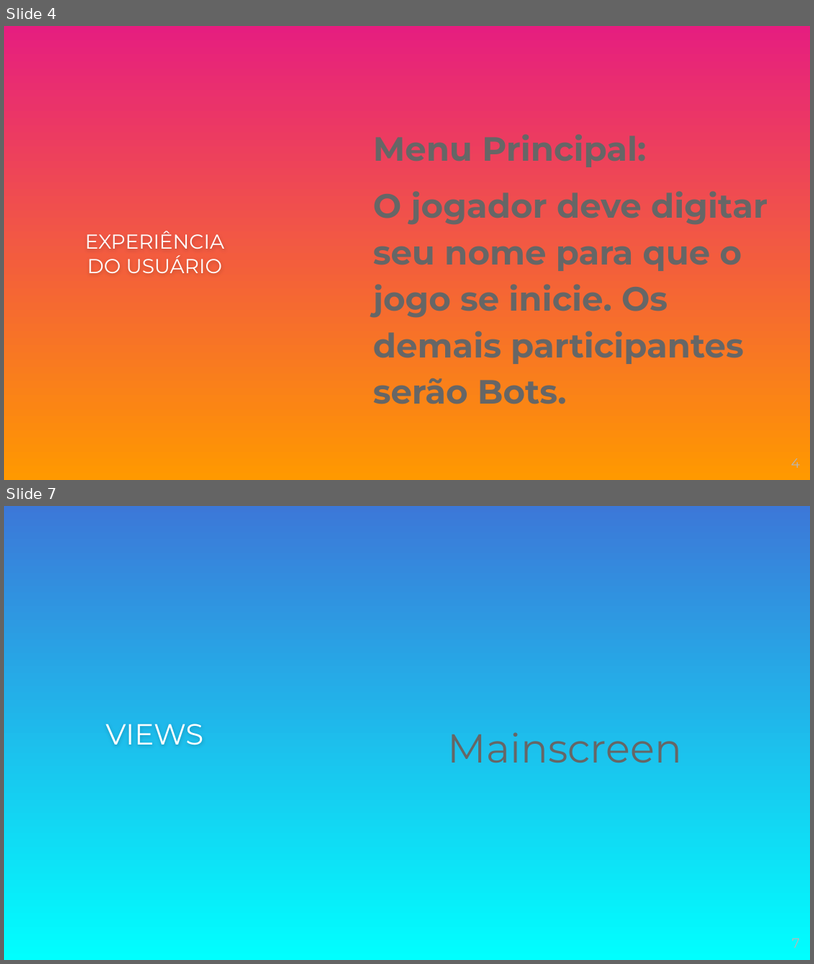
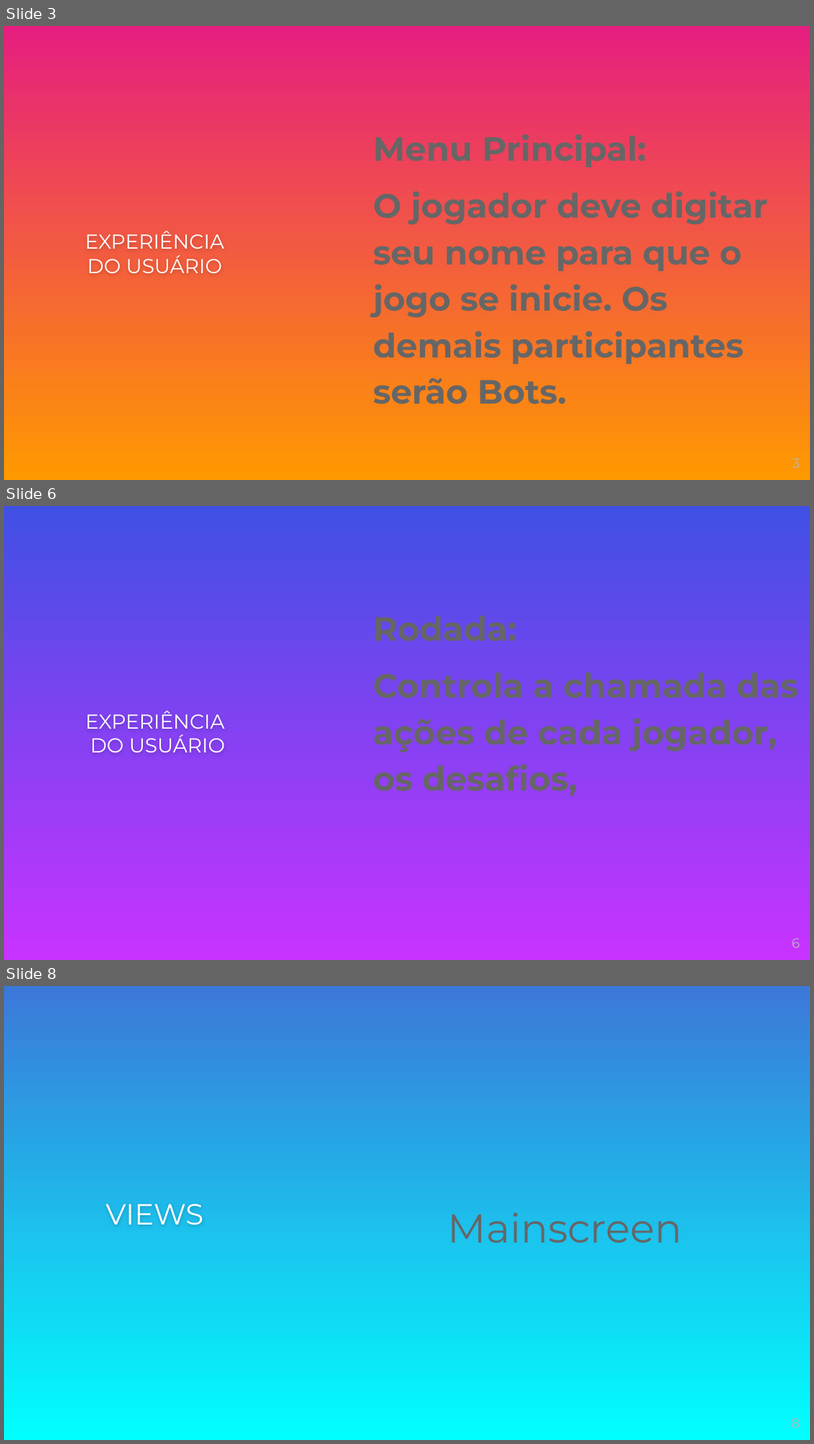
Before and after one commit to pds2/20191-team-18, a slide deck: documentation/Slide - Truco.pptx. Shown one above the other, each under a label of ours: slides 4 and 7 before the commit, slides 3, 6 and 8 after it; the slides between them are not shown. The pictures are 814x964 and 814x1444 pixels, drawn with LibreOffice and Linux fonts; fonts in the diff are those of the drawing; background and template pictures are left out. Boxes give left, top, right and bottom in pixels: in the first picture for what was removed or moved away, otherwise in the second. Text is boxed around its words. In the diff, an @@ line names an element or a change of style, - is before the commit and + after.

```diff
--- a/documentation/Slide - Truco.pptx
+++ b/documentation/Slide - Truco.pptx
@@ slide 6 added at [4, 506, 810, 960], background picture (left out) @@
@@ text added at [373, 615, 799, 795], 30 pt, text #666666, bold @@
+Rodada:
+Controla a chamada das ações de cada jogador, os desafios,
@@ title added at [85, 710, 225, 752], 18 pt, text #FFFFFF @@
+EXPERIÊNCIA
+DO USUÁRIO
@@ page number added at [792, 938, 800, 947], 12 pt, text #B7B7B7 @@
+6
@@ what was slide 4 is now slide 3 @@
@@ page number at [792, 458, 800, 467]: text changed @@
-4
+3
@@ what was slide 7 is now slide 8 @@
@@ page number at [792, 1418, 800, 1427]: text changed @@
-7
+8
```
Also in this commit, not shown: 3 slides changed, 1 other slide added, 2 slides removed, 3 other files.
